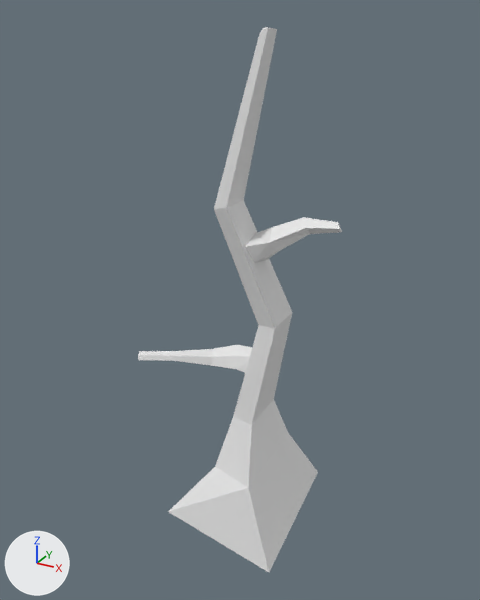
The Blender file _temporary/ogj_civili/pianta_secca.blend, before and after one commit.
The view is the same before and after, from a 50 mm camera at (1.64, -3.1, 2.95) aimed at (-0.07, 0.01, 1.4). Arrows for +X, +Y and +Z are at lower left; the lights stay in place. The same objects are shown in both versions, whatever each file hides.
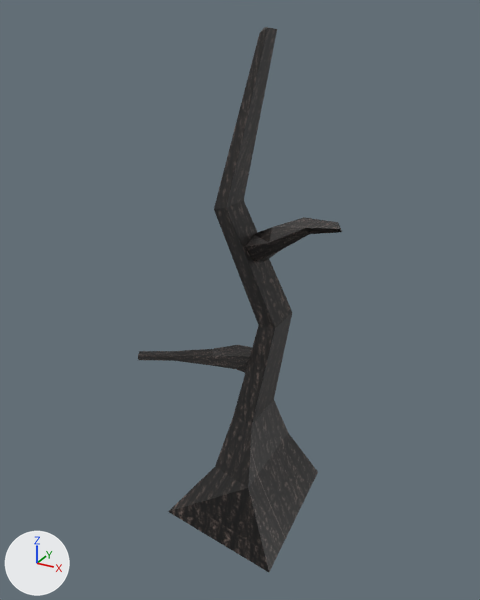
Edits to the scene script, one JSON object a line:
```json
{"block": "me_cube_003", "where": "me_cube_003.from_pydata(...)  # 20 vertices, 17 faces; spans x -10.05..0.49, y -5.32..0.73, z -1.39..0.58"}
{"op": "add", "block": "me_cube_003", "code": "me_cube_003.materials.append(mat_piante_secche_bmp)  # picture img_piante_secche_bmp"}
{"block": "me_cube_002", "where": "me_cube_002.from_pydata(...)  # 16 vertices, 13 faces; spans x -1.03..5.73, y -1.35..1.33, z -1.19..1.07"}
{"op": "add", "block": "me_cube_002", "code": "me_cube_002.materials.append(mat_piante_secche_bmp)  # picture img_piante_secche_bmp"}
{"block": "me_cube_001", "where": "me_cube_001.from_pydata(...)  # 24 vertices, 21 faces; spans x -0.4..0.4, y -0.5..0.55, z -0.02..2.87"}
{"op": "add", "block": "me_cube_001", "code": "me_cube_001.materials.append(mat_piante_secche_bmp)  # picture img_piante_secche_bmp"}
```

Where the change shows, as pixel boxes (x1, y1, x2, y2) in the pictures (480 x 600 px):
```json
{"object": "Cube.001", "change": "recoloured", "before": [168, 27, 318, 572], "after": [168, 27, 318, 572], "on screen": "grey to black"}
{"object": "Cube.002", "change": "recoloured", "before": [245, 217, 342, 262], "after": [245, 217, 342, 262], "on screen": "white to black"}
{"object": "Cube.003", "change": "recoloured", "before": [138, 345, 252, 373], "after": [138, 345, 252, 373], "on screen": "white to black"}
```
